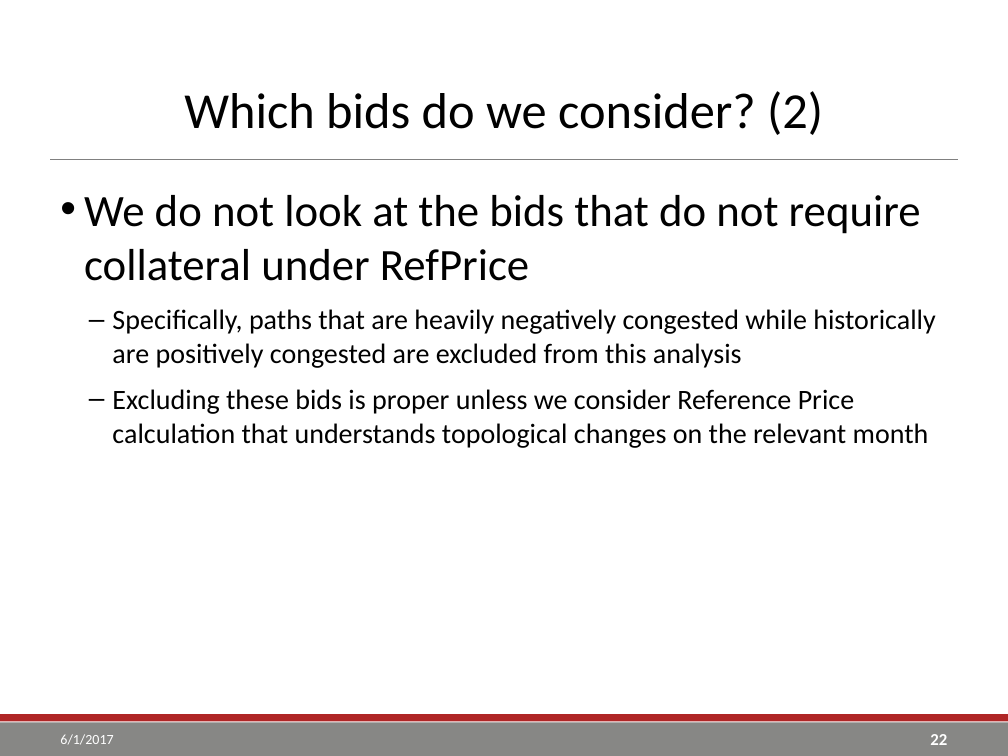
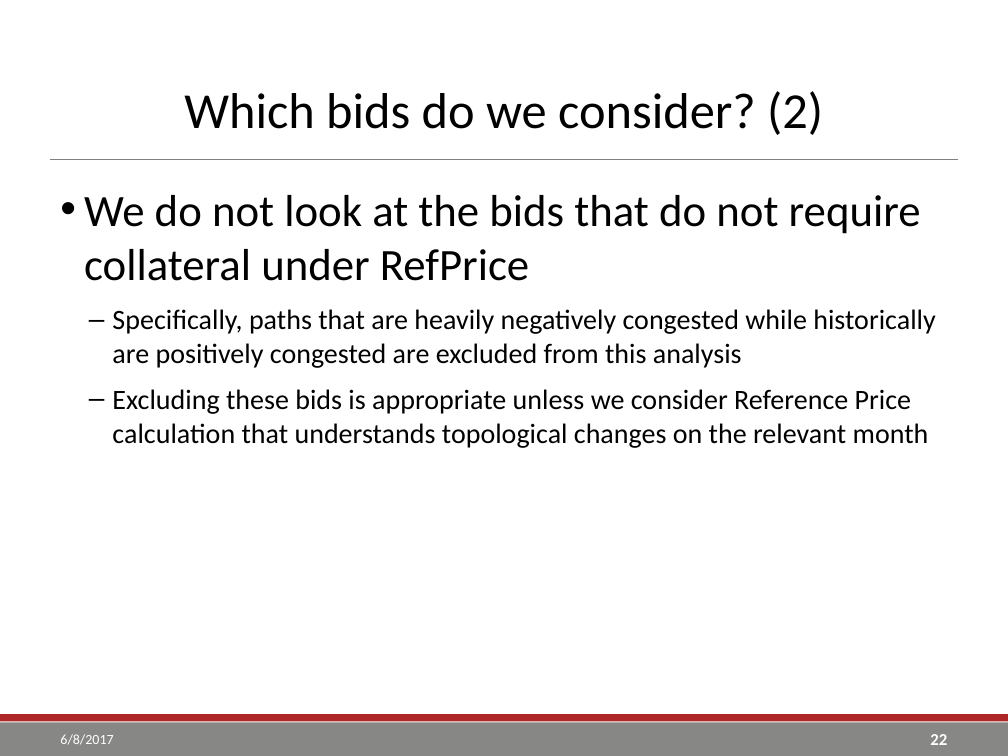
Before and after one commit to go-yohan/sppcredit, a slide deck: slide 22 of ppt/SPP TCR Reference Price Calculation.pptx. Drawn at 1008x756 pixels with LibreOffice and Linux fonts; fonts in the diff are those of the drawing; background and template pictures are left out. Boxes give left, top, right and bottom in pixels: in the first picture for what was removed or moved away, otherwise in the second. Text is boxed around its words. In the diff, an @@ line names an element or a change of style, - is before the commit and + after.

```diff
--- a/ppt/SPP TCR Reference Price Calculation.pptx
+++ b/ppt/SPP TCR Reference Price Calculation.pptx
@@ text at [112,389,929,448]: text changed @@
-  – Excluding these bids is proper unless we consider Reference Price calculation that understands topological changes on the relevant month
+  – Excluding these bids is appropriate unless we consider Reference Price calculation that understands topological changes on the relevant month
@@ text at [60,734,113,745]: text changed @@
-6/1/2017
+6/8/2017
```
Also in this commit, not shown: 54 other slides changed, 1 slide added, 1 slide removed, 3 other files.
